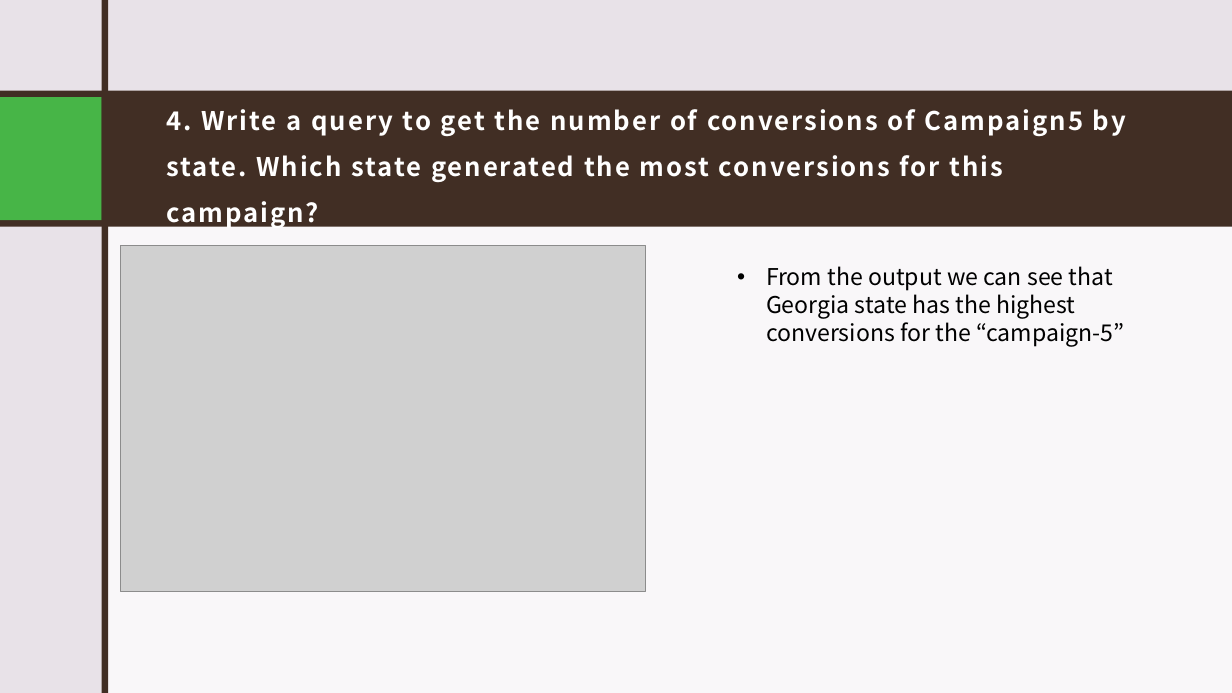
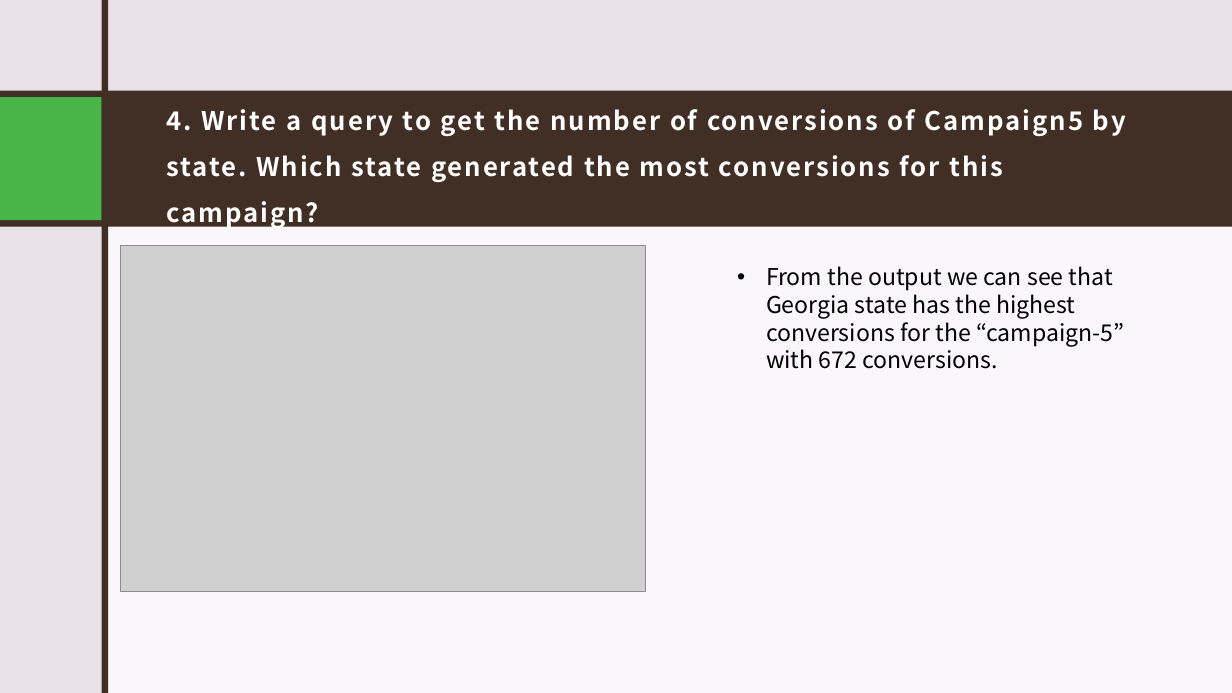
Before and after one commit to TharunKouda/PMG_SQL_Challenge_tharun_kumar_kouda, a slide deck: slide 12 of PMG_SQL_CHALLENGE.pptx. Drawn at 1232x693 pixels with LibreOffice and Linux fonts; fonts in the diff are those of the drawing; grey boxes stand for pictures. Boxes give left, top, right and bottom in pixels: in the first picture for what was removed or moved away, otherwise in the second. Text is boxed around its words. In the diff, an @@ line names an element or a change of style, - is before the commit and + after.

```diff
--- a/PMG_SQL_CHALLENGE.pptx
+++ b/PMG_SQL_CHALLENGE.pptx
@@ text at bbox=[766, 266, 1124, 369]: text changed @@
-• From the output we can see that Georgia state has the highest conversions for the “campaign-5”
+• From the output we can see that Georgia state has the highest conversions for the “campaign-5” with 672 conversions.
```
Also in this commit, not shown: 3 other slides changed.
